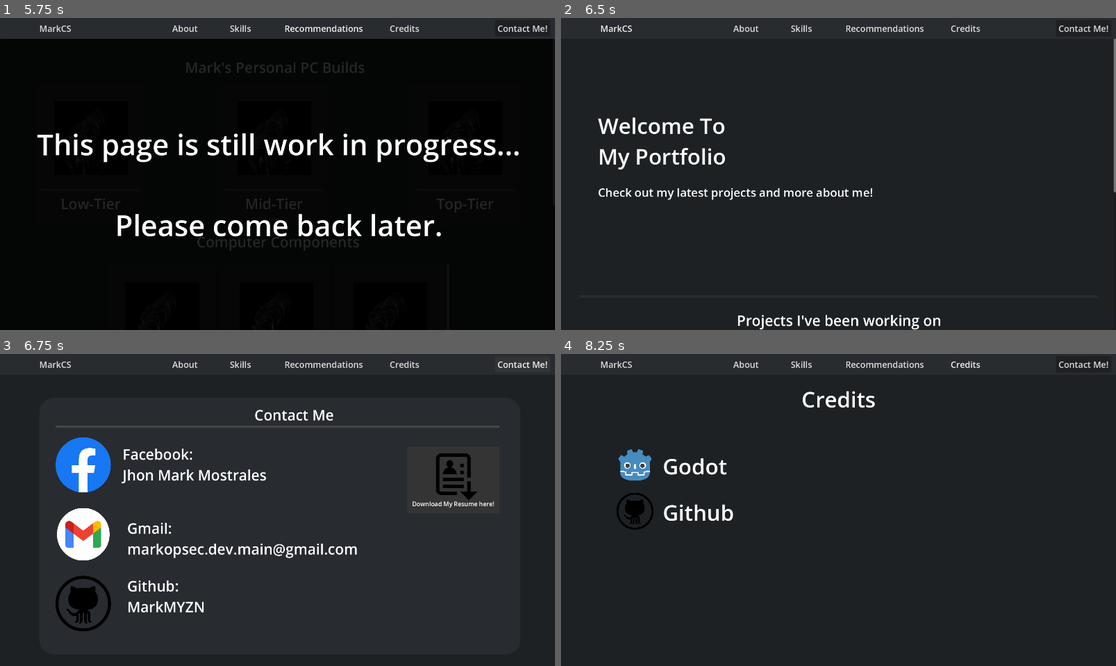
Above: before the commit, frames 1-4 (two rows, left to right).
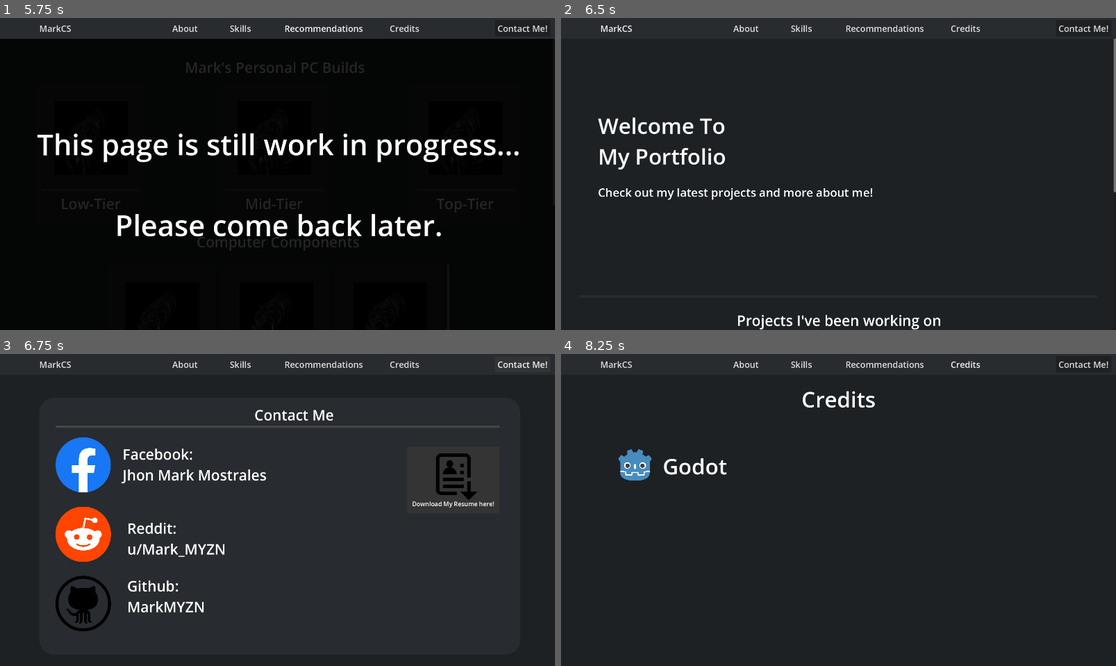
Above: after the commit, the same moments.

Repository: MarkMYZN/mark-site-godot
Game: Godot game, scene res://Scenes/Portfolio_Main.tscn
Two runs of this game, one before a commit and one after it. Both use one fixed random seed, a clock stepped at 60 frames per second and the inputs below. Before the commit the project starts from res://Portfolio_Main.tscn.
Inputs:
- Up to frame 1 (5.75 s): click "MarkCS" at 0.5 s; click "MarkCS" at 1.25 s; click "About" at 2 s; click "MarkCS" at 2.75 s; click "Skills" at 3.5 s; click "MarkCS" at 4.25 s; click "Recommendations" at 5 s
- Up to frame 2 (6.5 s): click "MarkCS" at 5.75 s
- Up to frame 3 (6.75 s): click "Contact Me!" at 6.5 s
- Up to frame 4 (8.25 s): click "MarkCS" at 7.25 s; click "Credits" at 8 s

Frames 1-2 are identical in both runs. In frame 3, 2.2% of the frame differs, in the area x 10-65%, y 48-67%; in frame 4, 0.6%.

Commit message:
test1
moved scenes in scene folder and testing javascript code

Diff:
--- a/godot-proj-main/AboutMe_Main.tscn
+++ b/godot-proj-main/Scenes/AboutMe_Main.tscn
@@ -1,9 +1,9 @@
 [gd_scene load_steps=5 format=3 uid="uid://c5brio8644qxf"]
 
-[ext_resource type="PackedScene" uid="uid://s764ik6u3oan" path="res://Aboutme1.1.tscn" id="1_6dq0r"]
-[ext_resource type="PackedScene" uid="uid://bkscl6q65l67n" path="res://Aboutme1.2.tscn" id="2_847k5"]
-[ext_resource type="PackedScene" uid="uid://dfvj7g14viqu" path="res://Aboutme_2.tscn" id="2_arpcg"]
-[ext_resource type="PackedScene" uid="uid://cwya083v47fem" path="res://Header.tscn" id="3_arpcg"]
+[ext_resource type="PackedScene" uid="uid://s764ik6u3oan" path="res://Scenes/Aboutme1.1.tscn" id="1_6dq0r"]
+[ext_resource type="PackedScene" uid="uid://bkscl6q65l67n" path="res://Scenes/Aboutme1.2.tscn" id="2_847k5"]
+[ext_resource type="PackedScene" uid="uid://dfvj7g14viqu" path="res://Scenes/Aboutme_2.tscn" id="2_arpcg"]
+[ext_resource type="PackedScene" uid="uid://cwya083v47fem" path="res://Scenes/Header.tscn" id="3_arpcg"]
 
 [node name="Control" type="Control"]
 layout_mode = 3
--- a/godot-proj-main/ContactMe.tscn
+++ b/godot-proj-main/Scenes/ContactMe.tscn
@@ -1,11 +1,15 @@
-[gd_scene load_steps=12 format=3 uid="uid://bfbwk005aksxe"]
+[gd_scene load_steps=16 format=3 uid="uid://bfbwk005aksxe"]
 
 [ext_resource type="StyleBox" uid="uid://d3sqyq54e13ik" path="res://Textures/bg.tres" id="1_ibcpa"]
-[ext_resource type="PackedScene" uid="uid://cwya083v47fem" path="res://Header.tscn" id="2_a0k3b"]
+[ext_resource type="PackedScene" uid="uid://cwya083v47fem" path="res://Scenes/Header.tscn" id="2_a0k3b"]
 [ext_resource type="Texture2D" uid="uid://dffakuuu2dq3s" path="res://Textures/logos/social logos/facebook.png" id="3_8deuv"]
+[ext_resource type="Script" uid="uid://noa8on43jnji" path="res://Scripts/facebook.gd" id="4_0harh"]
 [ext_resource type="Texture2D" uid="uid://bcye1eqvbbith" path="res://Textures/resume.png" id="4_qnorn"]
-[ext_resource type="Texture2D" uid="uid://baj1durjsyxms" path="res://Textures/logos/social logos/gmail.png" id="4_yqbht"]
+[ext_resource type="Texture2D" uid="uid://bd1dricg5x03j" path="res://Textures/logos/social logos/reddit.png" id="5_46s1k"]
 [ext_resource type="Texture2D" uid="uid://c3otsytggp62f" path="res://Textures/logos/social logos/github.png" id="5_qnorn"]
+[ext_resource type="Script" uid="uid://d4ax1w7co5ehs" path="res://Scenes/reddit.gd" id="6_46s1k"]
+[ext_resource type="Script" uid="uid://u2iq0twac6vf" path="res://Scenes/github.gd" id="7_bjqpu"]
+[ext_resource type="Script" uid="uid://vhnkqhbq1ei3" path="res://Scenes/resume.gd" id="10_heymb"]
 
 [sub_resource type="StyleBoxFlat" id="StyleBoxFlat_ibcpa"]
 bg_color = Color(0.15686275, 0.16862746, 0.1882353, 1)
@@ -91,11 +95,11 @@
 anchors_preset = -1
 offset_left = 440.0
 offset_top = 568.0
-offset_right = 938.0
+offset_right = 782.0
 offset_bottom = 709.0
 theme_override_font_sizes/font_size = 50
-text = "Gmail:
-markopsec.dev.main@gmail.com"
+text = "Reddit:
+u/Mark_MYZN"
 label_settings = SubResource("LabelSettings_8sejj")
 
 [node name="Label7" type="Label" parent="."]
@@ -120,17 +124,19 @@
 texture_normal = ExtResource("3_8deuv")
 ignore_texture_size = true
 stretch_mode = 0
+script = ExtResource("4_0harh")
 
-[node name="gmail" type="TextureButton" parent="."]
+[node name="reddit" type="TextureButton" parent="."]
 layout_mode = 0
 offset_left = 192.0
 offset_top = 528.0
 offset_right = 384.0
 offset_bottom = 720.0
 tooltip_text = "Click the icon to go to link"
-texture_normal = ExtResource("4_yqbht")
+texture_normal = ExtResource("5_46s1k")
 ignore_texture_size = true
 stretch_mode = 4
+script = ExtResource("6_46s1k")
 
 [node name="github" type="TextureButton" parent="."]
 layout_mode = 0
@@ -142,6 +148,7 @@
 texture_normal = ExtResource("5_qnorn")
 ignore_texture_size = true
 stretch_mode = 4
+script = ExtResource("7_bjqpu")
 
 [node name="Panel3" type="Panel" parent="."]
 layout_mode = 1
@@ -151,7 +158,6 @@
 offset_right = 1728.0
 offset_bottom = 552.0
 theme_override_styles/panel = SubResource("StyleBoxFlat_yqbht")
-metadata/_edit_group_ = true
 
 [node name="Label4" type="Label" parent="."]
 layout_mode = 1
@@ -164,7 +170,6 @@
 text = "Download My Resume here!"
 label_settings = SubResource("LabelSettings_8bdn6")
 horizontal_alignment = 1
-metadata/_edit_group_ = true
 
 [node name="resume" type="TextureButton" parent="."]
 layout_mode = 1
@@ -177,4 +182,4 @@
 texture_normal = ExtResource("4_qnorn")
 ignore_texture_size = true
 stretch_mode = 5
-metadata/_edit_group_ = true
+script = ExtResource("10_heymb")
--- a/godot-proj-main/Credits.tscn
+++ b/godot-proj-main/Scenes/Credits.tscn
@@ -1,9 +1,8 @@
-[gd_scene load_steps=5 format=3 uid="uid://dlt05j83ndamm"]
+[gd_scene load_steps=4 format=3 uid="uid://dlt05j83ndamm"]
 
 [ext_resource type="StyleBox" uid="uid://d3sqyq54e13ik" path="res://Textures/bg.tres" id="1_ynf4x"]
-[ext_resource type="PackedScene" uid="uid://cwya083v47fem" path="res://Header.tscn" id="2_4qwwl"]
+[ext_resource type="PackedScene" uid="uid://cwya083v47fem" path="res://Scenes/Header.tscn" id="2_4qwwl"]
 [ext_resource type="Texture2D" uid="uid://bap5cay7uukdl" path="res://Textures/logos/gdscript.png" id="3_obosj"]
-[ext_resource type="Texture2D" uid="uid://c3otsytggp62f" path="res://Textures/logos/social logos/github.png" id="4_k2yj5"]
 
 [node name="Panel2" type="Panel"]
 anchors_preset = -1
@@ -44,23 +43,3 @@
 texture_normal = ExtResource("3_obosj")
 ignore_texture_size = true
 stretch_mode = 4
-
-[node name="Label3" type="Label" parent="."]
-layout_mode = 1
-anchors_preset = -1
-offset_left = 352.0
-offset_top = 496.0
-offset_right = 609.0
-offset_bottom = 599.0
-theme_override_font_sizes/font_size = 75
-text = "Github"
-
-[node name="TextureButton2" type="TextureButton" parent="."]
-layout_mode = 0
-offset_left = 192.0
-offset_top = 480.0
-offset_right = 320.0
-offset_bottom = 608.0
-texture_normal = ExtResource("4_k2yj5")
-ignore_texture_size = true
-stretch_mode = 4
--- a/godot-proj-main/Home_Main.tscn
+++ b/godot-proj-main/Scenes/Home_Main.tscn
@@ -1,8 +1,8 @@
 [gd_scene load_steps=5 format=3 uid="uid://b2udm38wng8xg"]
 
-[ext_resource type="PackedScene" uid="uid://rmdetlni13wg" path="res://Home_1.tscn" id="1_d8efh"]
-[ext_resource type="PackedScene" uid="uid://db70vp4mhbgm4" path="res://Home_2.tscn" id="2_dnhpj"]
-[ext_resource type="PackedScene" uid="uid://cwya083v47fem" path="res://Header.tscn" id="3_e4ens"]
+[ext_resource type="PackedScene" uid="uid://rmdetlni13wg" path="res://Scenes/Home_1.tscn" id="1_d8efh"]
+[ext_resource type="PackedScene" uid="uid://db70vp4mhbgm4" path="res://Scenes/Home_2.tscn" id="2_dnhpj"]
+[ext_resource type="PackedScene" uid="uid://cwya083v47fem" path="res://Scenes/Header.tscn" id="3_e4ens"]
 
 [sub_resource type="StyleBoxFlat" id="StyleBoxFlat_uspb2"]
 content_margin_left = 0.0
--- a/godot-proj-main/Portfolio_Main.tscn
+++ b/godot-proj-main/Scenes/Portfolio_Main.tscn
@@ -1,6 +1,6 @@
 [gd_scene load_steps=2 format=3 uid="uid://de2rj6qs8x3l5"]
 
-[ext_resource type="PackedScene" uid="uid://b2udm38wng8xg" path="res://Home_Main.tscn" id="1_lxxdc"]
+[ext_resource type="PackedScene" uid="uid://b2udm38wng8xg" path="res://Scenes/Home_Main.tscn" id="1_lxxdc"]
 
 [node name="Portfolio Main" type="Node2D"]
 
--- a/godot-proj-main/ReccomsMain.tscn
+++ b/godot-proj-main/Scenes/ReccomsMain.tscn
@@ -1,8 +1,8 @@
 [gd_scene load_steps=7 format=3 uid="uid://bh0yml860ksu2"]
 
-[ext_resource type="PackedScene" uid="uid://cwhr2s7h1eu3k" path="res://Reccoms1.tscn" id="1_c736i"]
-[ext_resource type="PackedScene" uid="uid://dgmykbchsc48k" path="res://Reccoms2.tscn" id="2_wm4cd"]
-[ext_resource type="PackedScene" uid="uid://cwya083v47fem" path="res://Header.tscn" id="3_wm4cd"]
+[ext_resource type="PackedScene" uid="uid://cwhr2s7h1eu3k" path="res://Scenes/Reccoms1.tscn" id="1_c736i"]
+[ext_resource type="PackedScene" uid="uid://dgmykbchsc48k" path="res://Scenes/Reccoms2.tscn" id="2_wm4cd"]
+[ext_resource type="PackedScene" uid="uid://cwya083v47fem" path="res://Scenes/Header.tscn" id="3_wm4cd"]
 
 [sub_resource type="StyleBoxFlat" id="StyleBoxFlat_uspb2"]
 content_margin_left = 0.0
--- a/godot-proj-main/Skills.tscn
+++ b/godot-proj-main/Scenes/Skills.tscn
@@ -1,6 +1,6 @@
 [gd_scene load_steps=11 format=3 uid="uid://df6qakjsxkxwu"]
 
-[ext_resource type="PackedScene" uid="uid://cwya083v47fem" path="res://Header.tscn" id="2_vaah8"]
+[ext_resource type="PackedScene" uid="uid://cwya083v47fem" path="res://Scenes/Header.tscn" id="2_vaah8"]
 [ext_resource type="Texture2D" uid="uid://1a8p3vbg04dl" path="res://Textures/logos/c-c++.png" id="2_y8w2t"]
 [ext_resource type="Texture2D" uid="uid://bap5cay7uukdl" path="res://Textures/logos/gdscript.png" id="3_w8g1e"]
 [ext_resource type="Texture2D" uid="uid://j2jvjdex48tn" path="res://Textures/logos/react.png" id="4_yqqqr"]
--- /dev/null
+++ b/godot-proj-main/Scenes/facebook.gd
@@ -0,0 +1,5 @@
+extends TextureButton
+
+
+func _on_texture_button_pressed():
+	print("TextureButton was pressed!")
--- /dev/null
+++ b/godot-proj-main/Scenes/github.gd
@@ -0,0 +1,7 @@
+extends TextureButton
+
+func _ready():
+	pressed.connect(_on_btn_pressed)
+
+func _on_btn_pressed():
+	OS.shell_open("https://github.com/MarkMYZN")
--- /dev/null
+++ b/godot-proj-main/Scenes/reddit.gd
@@ -0,0 +1,7 @@
+extends TextureButton
+
+func _ready():
+	pressed.connect(_on_btn_pressed)
+
+func _on_btn_pressed():
+	OS.shell_open("https://www.reddit.com/user/Mark_MYZN/")
--- /dev/null
+++ b/godot-proj-main/Scenes/resume.gd
@@ -0,0 +1,10 @@
+extends TextureButton
+
+func _ready():
+	pressed.connect(_on_btn_pressed)
+
+func _on_btn_pressed():
+	if Engine.has_singleton("JavaScriptBridge"):
+		JavaScriptBridge.eval("alert('Button was pressed!');")
+	else:
+		print("Alert only works in HTML5 export.")
--- a/godot-proj-main/Scripts/about.gd
+++ b/godot-proj-main/Scripts/about.gd
@@ -4,4 +4,4 @@
 	$".".pressed.connect(_on_Button_pressed)
 
 func _on_Button_pressed() -> void:
-	get_tree().change_scene_to_file("res://AboutMe_Main.tscn")
+	get_tree().change_scene_to_file("res://Scenes/AboutMe_Main.tscn")
--- a/godot-proj-main/Scripts/contact.gd
+++ b/godot-proj-main/Scripts/contact.gd
@@ -4,4 +4,4 @@
 	$".".pressed.connect(_on_Button_pressed)
 
 func _on_Button_pressed() -> void:
-	get_tree().change_scene_to_file("res://ContactMe.tscn")
+	get_tree().change_scene_to_file("res://Scenes/ContactMe.tscn")
--- a/godot-proj-main/Scripts/credits.gd
+++ b/godot-proj-main/Scripts/credits.gd
@@ -4,4 +4,4 @@
 	$".".pressed.connect(_on_Button_pressed)
 
 func _on_Button_pressed() -> void:
-	get_tree().change_scene_to_file("res://Credits.tscn")
+	get_tree().change_scene_to_file("res://Scenes/Credits.tscn")
--- /dev/null
+++ b/godot-proj-main/Scripts/facebook.gd
@@ -0,0 +1,7 @@
+extends TextureButton
+
+func _ready():
+	pressed.connect(_on_btn_pressed)
+
+func _on_btn_pressed():
+	OS.shell_open("https://www.facebook.com/Kotomi.nana.18")
--- a/godot-proj-main/Scripts/home.gd
+++ b/godot-proj-main/Scripts/home.gd
@@ -4,4 +4,4 @@
 	$".".pressed.connect(_on_Button_pressed)
 
 func _on_Button_pressed() -> void:
-	get_tree().change_scene_to_file("res://Home_Main.tscn")
+	get_tree().change_scene_to_file("res://Scenes/Home_Main.tscn")
--- a/godot-proj-main/Scripts/recommendations.gd
+++ b/godot-proj-main/Scripts/recommendations.gd
@@ -4,4 +4,4 @@
 	$".".pressed.connect(_on_Button_pressed)
 
 func _on_Button_pressed() -> void:
-	get_tree().change_scene_to_file("res://ReccomsMain.tscn")
+	get_tree().change_scene_to_file("res://Scenes/ReccomsMain.tscn")
--- a/godot-proj-main/Scripts/skills.gd
+++ b/godot-proj-main/Scripts/skills.gd
@@ -4,4 +4,4 @@
 	$".".pressed.connect(_on_Button_pressed)
 
 func _on_Button_pressed() -> void:
-	get_tree().change_scene_to_file("res://Skills.tscn")
+	get_tree().change_scene_to_file("res://Scenes/Skills.tscn")
--- a/godot-proj-main/project.godot
+++ b/godot-proj-main/project.godot
@@ -11,7 +11,7 @@
 [application]
 
 config/name="Mark_site_godot"
-run/main_scene="res://Portfolio_Main.tscn"
+run/main_scene="res://Scenes/Portfolio_Main.tscn"
 config/features=PackedStringArray("4.5", "GL Compatibility")
 boot_splash/fullsize=false
 boot_splash/image="uid://dkarfom3c5bjo"
Renamed: godot-proj-main/Aboutme1.1.tscn -> godot-proj-main/Scenes/Aboutme1.1.tscn
Renamed: godot-proj-main/Aboutme1.2.tscn -> godot-proj-main/Scenes/Aboutme1.2.tscn
Renamed: godot-proj-main/Aboutme_2.tscn -> godot-proj-main/Scenes/Aboutme_2.tscn
Renamed: godot-proj-main/Header.tscn -> godot-proj-main/Scenes/Header.tscn
Renamed: godot-proj-main/Home_1.tscn -> godot-proj-main/Scenes/Home_1.tscn
Renamed: godot-proj-main/Home_2.tscn -> godot-proj-main/Scenes/Home_2.tscn
Renamed: godot-proj-main/Reccoms1.tscn -> godot-proj-main/Scenes/Reccoms1.tscn
Renamed: godot-proj-main/Reccoms2.tscn -> godot-proj-main/Scenes/Reccoms2.tscn
Not shown, added: godot-proj-main/Scenes/facebook.gd.uid
Not shown, added: godot-proj-main/Scenes/github.gd.uid
Not shown, added: godot-proj-main/Scenes/reddit.gd.uid
Not shown, added: godot-proj-main/Scenes/resume.gd.uid
(and 4 more such lines)
